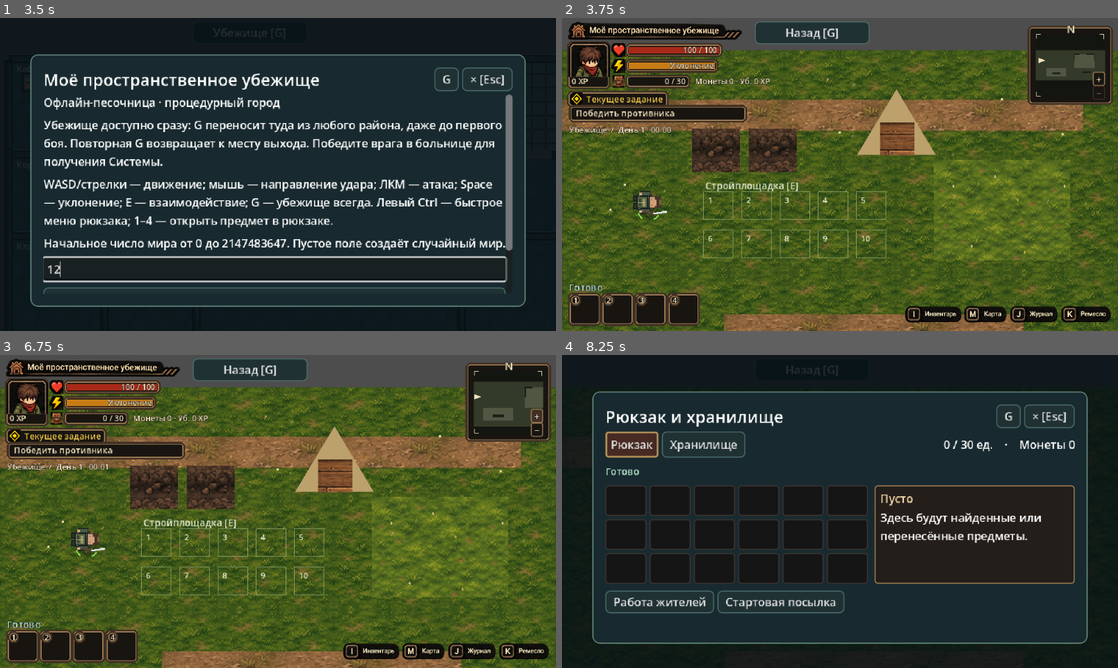
Above: before the commit, frames 1-4 (two rows, left to right).
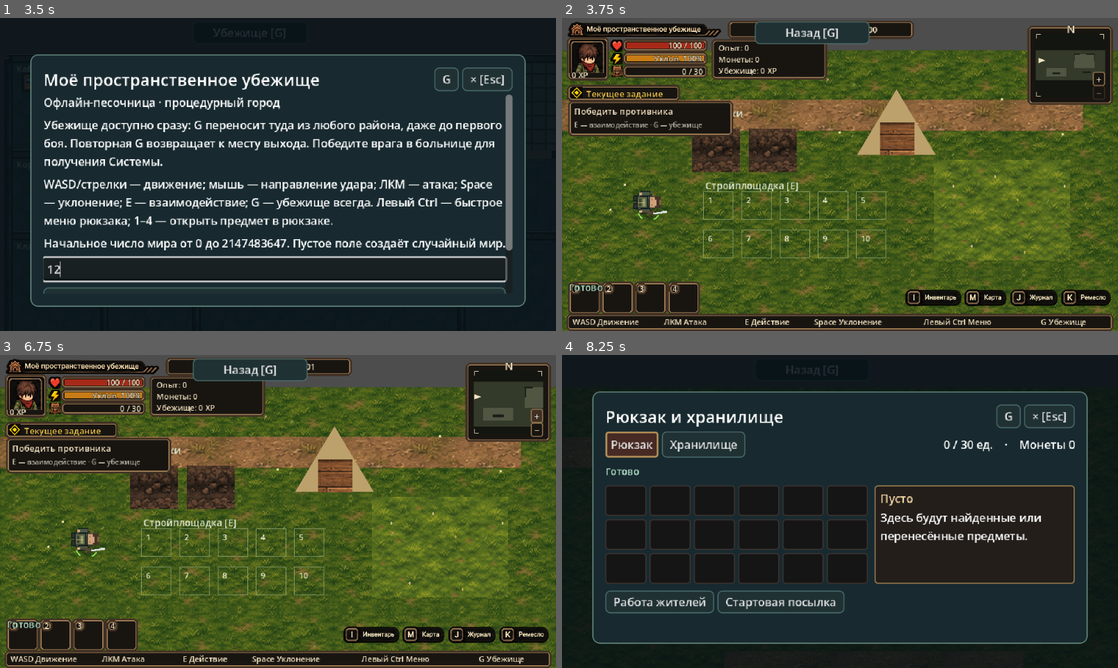
Above: after the commit, the same moments.

Repository: AndreyCokol/My_shelter
Game: Godot game, scene res://game/scenes/main/playable.tscn
Same seed, same stepped clock (60 frames per second), same inputs: the game is played once before the commit and once after it.
Inputs (mouse positions are in pixels of both pictures, inside the frame that each line leads up to; where the layout moved, square brackets give the same spot in the first picture):
- Up to frame 1 (3.5 s): click (272, 268) at 0.52 s; type "12" at 0.6 s; click "Начать игру" at 1.25 s; click "Начать игру" at 2 s; click "Убежище [G]" at 2.75 s
- Up to frame 2 (3.75 s): click "G" at 3.5 s
- Up to frame 3 (6.75 s): click (505, 401) at 4.25 s; click "Назад [G]" at 5 s; click "× [Esc]" at 5.75 s; click "+" at 6.5 s
- Up to frame 4 (8.25 s): click "−" at 7.25 s; click (934, 633) [934, 652] at 8 s

Frame 1 is identical in both runs. In frame 2, 19% of the frame differs, in the area x 0-100%, y 0-100%; in frame 3, 19%; in frame 4, nothing differs.

Commit message:
feat(A5): position 640x360 bronze PC HUD and real control hints closer to four approved screens

Diff:
--- a/game/ui/exploration_hud.gd
+++ b/game/ui/exploration_hud.gd
@@ -71,7 +71,7 @@
 		target.mouse_entered.connect(navigation.queue_redraw)
 		target.mouse_exited.connect(navigation.queue_redraw)
 		left += width + 1.5
-	var quest := _hitbox(self, Rect2(8, 85, 204, 36), "Задания [Tab]", panel_requested.emit.bind("quests"))
+	var quest := _hitbox(self, Rect2(8, 78, 188, 57), "Задания [Tab]", panel_requested.emit.bind("quests"))
 	quest.name = "QuestTracker"
 	_layout()
 
@@ -127,8 +127,8 @@
 	if map_node == null or navigation == null:
 		return
 	map_node.position = Vector2(size.x - map_node.size.x - 7, 7)
-	hotbar.position = Vector2(8, size.y - hotbar.size.y - 6)
-	navigation.position = Vector2(size.x - navigation.size.x - 8, size.y - navigation.size.y - 8)
+	hotbar.position = Vector2(8, size.y - hotbar.size.y - 19)
+	navigation.position = Vector2(size.x - navigation.size.x - 8, size.y - navigation.size.y - 27)
 
 
 func update_state(state: Dictionary, carried: Array[Dictionary], place: String, quest: String, exit_id: String) -> void:
@@ -159,24 +159,46 @@
 
 
 func _draw() -> void:
-	draw_texture_rect_region(SHEET, Rect2(6, 4, 202, 22), TITLE)
-	frame(self, Rect2(7, 28, 48, 53))
-	draw_texture_rect_region(SHEET, Rect2(6, 27, 50, 40.5), PORTRAIT)
-	caption(self, Vector2(11, 76), "%d XP" % hero_xp, 9)
-	draw_texture_rect_region(SHEET, Rect2(57, 29, 16, 16), HEART)
-	draw_texture_rect_region(SHEET, Rect2(57, 47, 16, 16), DODGE)
-	draw_texture_rect_region(SHEET, Rect2(58, 66, 14, 14), BACKPACK)
-	_bar(Rect2(74, 30, 110, 14), health / 100.0, Color("a72918"), "%d / 100" % health)
-	_bar(Rect2(74, 48, 105, 14), dodge_charge, Color("c77c16"), "Уклонение")
+	# 640x360 PC-layout anchored to the four approved 1672x941 mockups.
+	# Location label is informational; G remains the actual shelter control.
+	draw_texture_rect_region(SHEET, Rect2(6, 4, 178, 19), TITLE)
+	frame(self, Rect2(7, 23, 46, 48))
+	draw_texture_rect_region(SHEET, Rect2(7, 24, 44, 39), PORTRAIT)
+	caption(self, Vector2(11, 69), "%d XP" % hero_xp, 9)
+	draw_texture_rect_region(SHEET, Rect2(56, 25, 14, 14), HEART)
+	draw_texture_rect_region(SHEET, Rect2(56, 40, 14, 14), DODGE)
+	draw_texture_rect_region(SHEET, Rect2(57, 55, 13, 13), BACKPACK)
+	_bar(Rect2(71, 25, 96, 13), health / 100.0, Color("a72918"), "%d / 100" % health)
+	_bar(Rect2(71, 40, 96, 13), dodge_charge, Color("c77c16"),
+		"Уклон. %d%%" % roundi(dodge_charge * 100))
 	var load_ratio := float(load_units) / maxi(capacity, 1)
-	_bar(Rect2(74, 66, 73, 14), load_ratio, Color("466d3e"), "%d / %d" % [load_units, capacity])
-	caption(self, Vector2(153, 76), "Монеты %d · Уб. %d XP" % [coins, shelter_xp], 9)
-	frame(self, Rect2(7, 85, 115, 17))
-	draw_texture_rect_region(SHEET, Rect2(10, 86, 14, 14), QUEST)
-	caption(self, Vector2(28, 97), "Текущее задание", 10, Color("f5cc4d"))
-	frame(self, Rect2(9, 101, 203, 18))
-	caption(self, Vector2(16, 113), objective, 10)
-	caption(self, Vector2(8, 132), location_text, 9)
+	_bar(Rect2(71, 55, 96, 13), load_ratio, Color("486a59"), "%d / %d" % [load_units, capacity])
+	frame(self, Rect2(173, 25, 131, 45))
+	caption(self, Vector2(180, 38), "Опыт: %d" % hero_xp, 9)
+	caption(self, Vector2(180, 51), "Монеты: %d" % coins, 9)
+	caption(self, Vector2(180, 64), "Убежище: %d XP" % shelter_xp, 9)
+
+	# The upper-center label is deliberately independent from the G shortcut.
+	frame(self, Rect2(192, 4, 212, 19))
+	draw_string(ThemeDB.fallback_font, Vector2(196, 17),
+		location_text, HORIZONTAL_ALIGNMENT_CENTER, 204, 10, INK)
+
+	frame(self, Rect2(7, 78, 128, 17))
+	draw_texture_rect_region(SHEET, Rect2(10, 79, 14, 14), QUEST)
+	caption(self, Vector2(28, 91), "Текущее задание", 10, Color("f5cc4d"))
+	frame(self, Rect2(8, 96, 188, 39))
+	caption(self, Vector2(14, 111), objective, 10)
+	caption(self, Vector2(14, 126), tracked_exit if not tracked_exit.is_empty()
+		else "E — взаимодействие · G — убежище", 8, Color("b8b9a8"))
+
+	# Actual PC bindings, not the Ctrl=run/Tab=radial mistake in concept art.
+	frame(self, Rect2(6, size.y - 19, size.x - 12, 18))
+	caption(self, Vector2(12, size.y - 7), "WASD Движение", 9)
+	caption(self, Vector2(117, size.y - 7), "ЛКМ Атака", 9)
+	caption(self, Vector2(210, size.y - 7), "E Действие", 9)
+	caption(self, Vector2(290, size.y - 7), "Space Уклонение", 9)
+	caption(self, Vector2(416, size.y - 7), "Левый Ctrl Меню", 9)
+	caption(self, Vector2(551, size.y - 7), "G Убежище", 9)
 
 
 func _bar(rect: Rect2, ratio: float, tint: Color, value: String) -> void:
